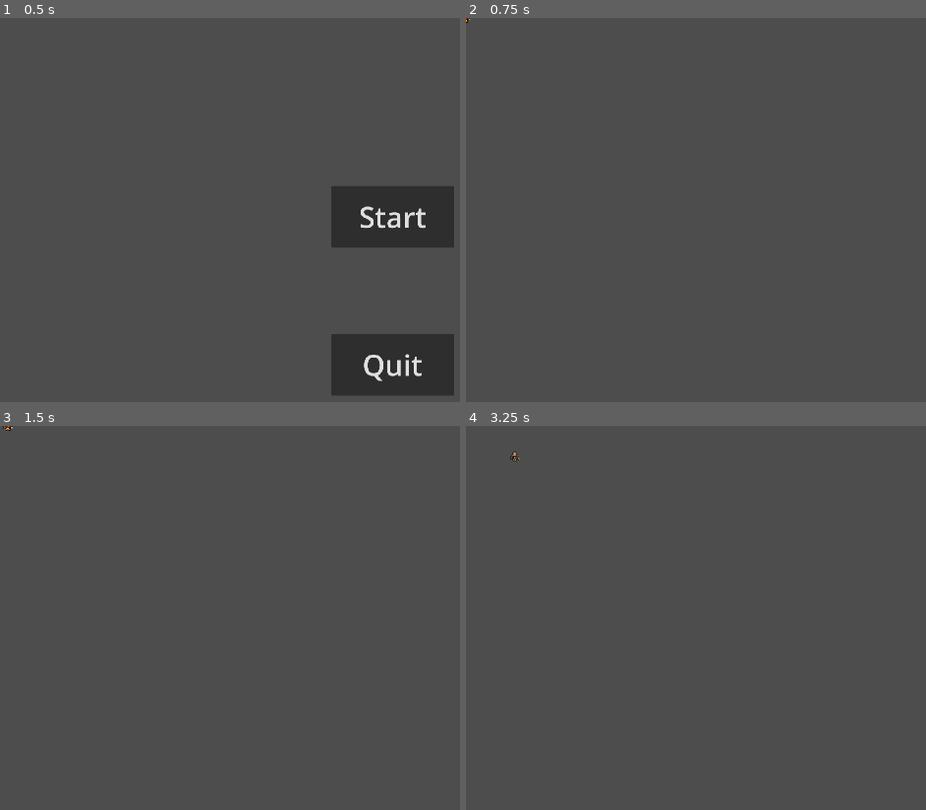
Above: before the commit, frames 1-4 (two rows, left to right).
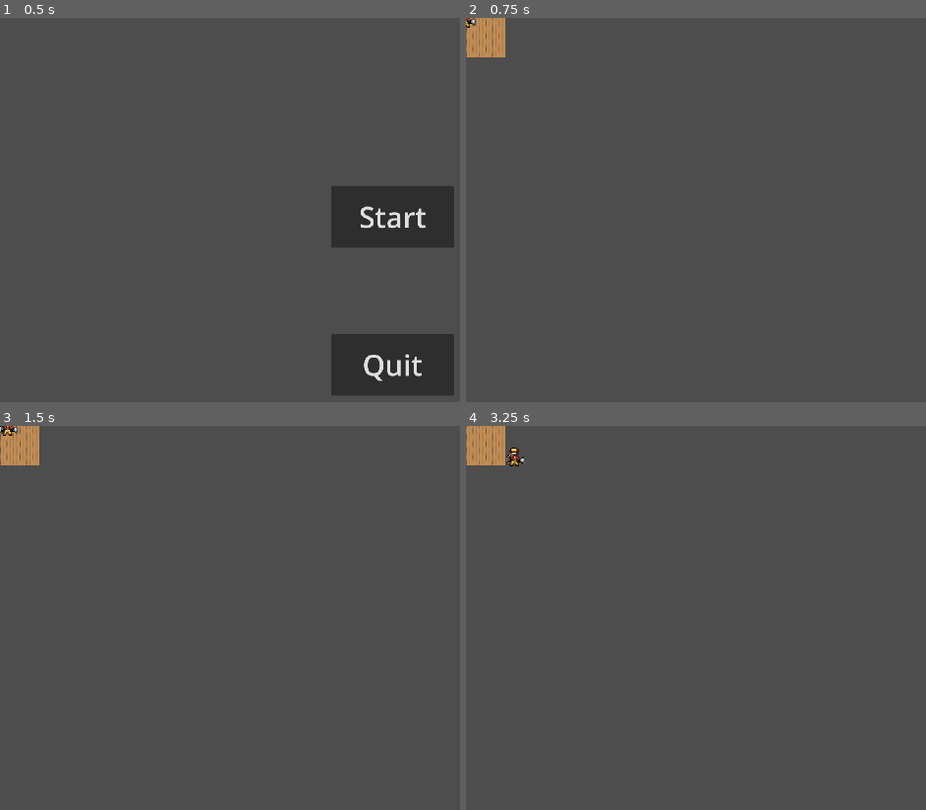
Above: after the commit, the same moments.

Repository: cxhuy/Firefighter_Prototype
Game: Godot game, scene res://Scenes/main.tscn
Two runs of this game, one before a commit and one after it. Both use one fixed random seed, a clock stepped at 60 frames per second and the inputs below.
Inputs:
- Up to frame 1 (0.5 s): no input
- Up to frame 2 (0.75 s): click "Start" at 0.5 s
- Up to frame 3 (1.5 s): tap Enter at 1.25 s; hold Right (ui_right) from 1.28 s (still down)
- Up to frame 4 (3.25 s): release Right (ui_right) at 2.03 s; hold Down (ui_down) 2.03-2.78 s; hold Right (ui_right) from 2.78 s (still down)

Frame 1 is identical in both runs. In frame 2, 0.9% of the frame differs, in the area x 0-9%, y 0-11%; in frame 3, 0.9%; in frame 4, 1.0%, in the area x 0-13%, y 0-11%.

Commit message:
feat: add sample tiles

Diff:
--- a/Scenes/game.tscn
+++ b/Scenes/game.tscn
@@ -1337,6 +1337,10 @@
 13:40/0 = 0
 15:39/size_in_atlas = Vector2i(1, 3)
 15:39/0 = 0
+0:42/size_in_atlas = Vector2i(3, 2)
+0:42/0 = 0
+3:42/size_in_atlas = Vector2i(3, 2)
+3:42/0 = 0
 
 [sub_resource type="TileSet" id="TileSet_5pymt"]
 tile_size = Vector2i(32, 32)
@@ -1348,5 +1352,7 @@
 [node name="TileMap" type="TileMap" parent="."]
 tile_set = SubResource("TileSet_5pymt")
 format = 2
+layer_0/tile_data = PackedInt32Array(-1, 327680, 11, 65535, 327680, 11, 0, 327680, 11, -65536, 327680, 11, -65538, 327680, 11, -2, 327680, 11, 65534, 327680, 11, 131070, 327680, 11, 131071, 327680, 11, 65536, 327680, 11, 65537, 327680, 11, 1, 327680, 11, -65535, 327680, 11, -131071, 327680, 11, -131072, 327680, 11, -65537, 327680, 11, -131075, 327680, 11, -65539, 327680, 11, -3, 327680, 11, 65533, 327680, 11, 131069, 327680, 11, 196605, 327680, 11, 196606, 327680, 11, 196607, 327680, 11, 131072, 327680, 11, 65538, 327680, 11, 131074, 327680, 11, 131073, 327680, 11, 2, 327680, 11, -65534, 327680, 11, -131070, 327680, 11, -196606, 327680, 11, -196607, 327680, 11, -196608, 327680, 11, -131073, 327680, 11, -131074, 327680, 11)
 
 [node name="CharacterBody2D" parent="." instance=ExtResource("3_bwh2j")]
+scale = Vector2(2, 2)
